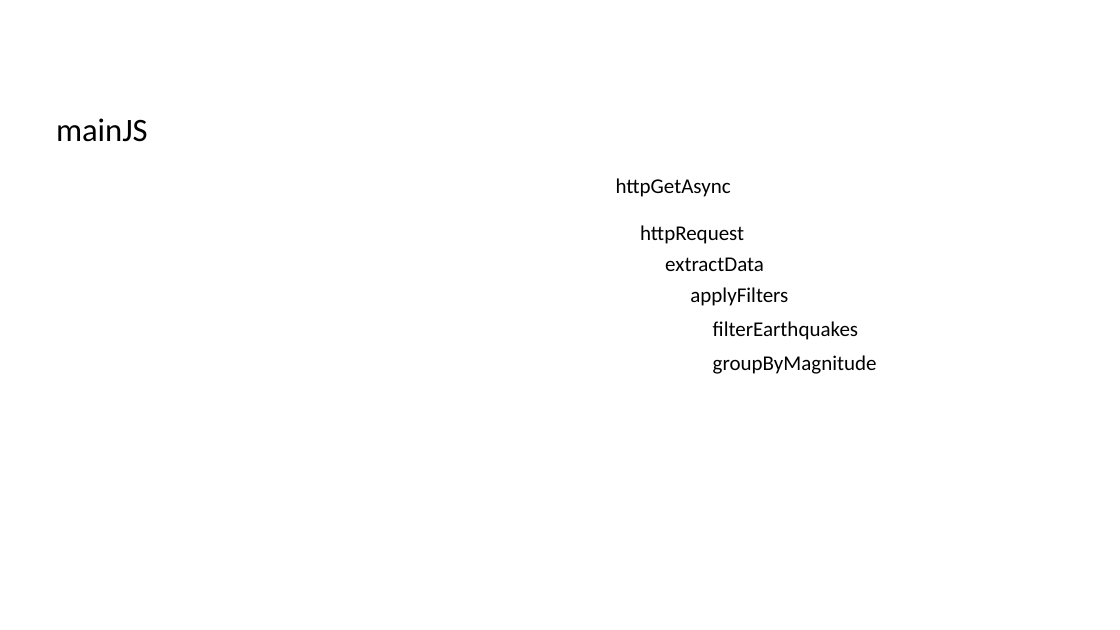
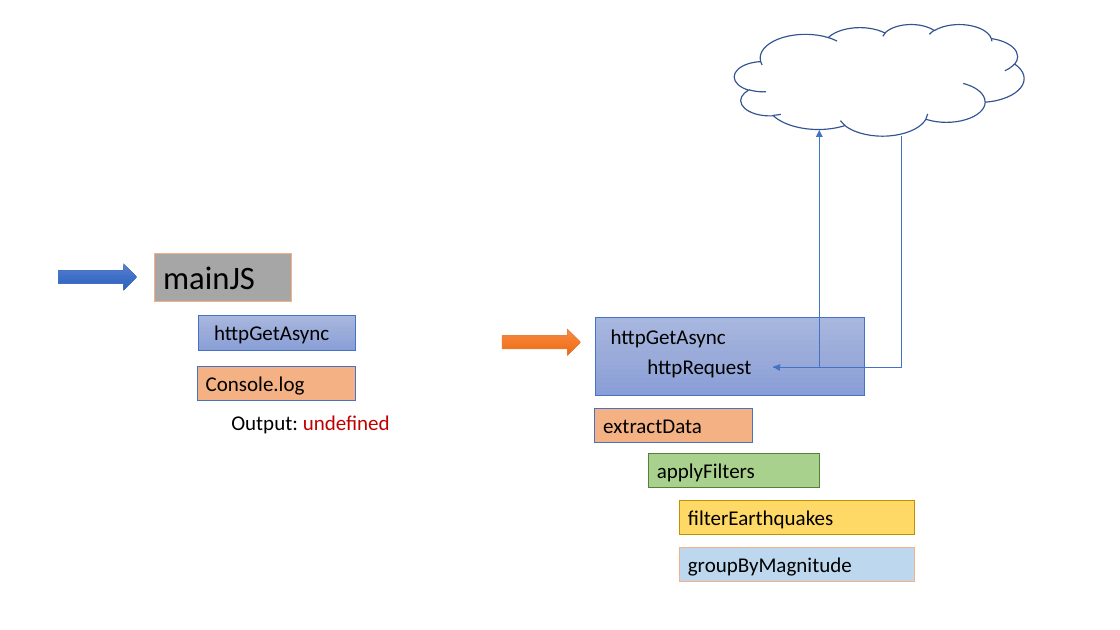
Before and after one commit to sergidt/rxjs-tests, a slide deck: slide 1 of doc/earthquake-problem.pptx (slide 2 before the commit). Drawn at 1120x630 pixels with LibreOffice and Linux fonts; fonts in the diff are those of the drawing. Boxes give left, top, right and bottom in pixels: in the first picture for what was removed or moved away, otherwise in the second. Text is boxed around its words. In the diff, an @@ line names an element or a change of style, - is before the commit and + after.

```diff
--- a/doc/earthquake-problem.pptx
+++ b/doc/earthquake-problem.pptx
@@ cloud added at (x1=734, y1=24, x2=1024, y2=136), outline #325491 1 pt @@
@@ elbow arrow added from (773, 367) to (819, 130), #4472C4 0.5 pt @@
@@ elbow arrow added from (902, 136) to (773, 367), #4472C4 0.5 pt @@
@@ right arrow added at (x1=59, y1=264, x2=137, y2=290), fill gradient #6183CB to #3E70CA to #3062BB, outline #4472C4 0.5 pt @@
@@ rectangle "mainJS" resized from (x1=56, y1=118, x2=148, y2=142) to (x1=155, y1=253, x2=291, y2=301) @@
@@ rectangle "mainJS" at (x1=155, y1=253, x2=291, y2=301): fill none to #A6A6A6; outline none to #F4B183 0.75 pt @@
@@ rectangle added at (x1=198, y1=316, x2=355, y2=350), fill gradient #A8B7DF to #9AABD9 to #889ED7, outline #4472C4 0.5 pt @@
@@ text added at (x1=214, y1=325, x2=329, y2=344), 18 pt, text #000000 @@
+httpGetAsync
@@ right arrow added at (x1=502, y1=329, x2=581, y2=355), fill gradient #F18C57 to #F67B28 to #E56C19, outline #ED7D31 0.5 pt @@
@@ rectangle added at (x1=595, y1=318, x2=865, y2=396), fill gradient #A8B7DF to #9AABD9 to #889ED7, outline #4472C4 0.5 pt @@
@@ text "httpGetAsync" moved from (x1=616, y1=178, x2=731, y2=197) to (x1=611, y1=329, x2=726, y2=348) @@
@@ text "httpRequest" moved from (x1=640, y1=225, x2=744, y2=244) to (x1=647, y1=359, x2=751, y2=378) @@
@@ rectangle added at (x1=197, y1=367, x2=355, y2=401), fill #F4B183, outline #4472C4 0.75 pt, 18 pt, text #000000 @@
+Console.log
@@ text added at (x1=231, y1=415, x2=390, y2=434), 18 pt, text #C00000 @@
+Output: undefined
@@ rectangle "extractData" resized from (x1=665, y1=257, x2=764, y2=271) to (x1=595, y1=408, x2=753, y2=442) @@
@@ rectangle "extractData" at (x1=595, y1=408, x2=753, y2=442): fill none to #F4B183; outline none to #4472C4 0.75 pt @@
@@ rectangle "applyFilters" resized from (x1=690, y1=287, x2=788, y2=306) to (x1=649, y1=454, x2=819, y2=487) @@
@@ rectangle "applyFilters" at (x1=649, y1=454, x2=819, y2=487): fill none to #A9D18E; outline none to #548235 0.75 pt @@
@@ rectangle "filterEarthquakes" resized from (x1=713, y1=321, x2=858, y2=340) to (x1=680, y1=501, x2=914, y2=534) @@
@@ rectangle "filterEarthquakes" at (x1=680, y1=501, x2=914, y2=534): fill none to #FFD966; outline none to #BF9000 0.75 pt @@
@@ rectangle "groupByMagnitude" resized from (x1=713, y1=355, x2=877, y2=374) to (x1=680, y1=548, x2=914, y2=581) @@
@@ rectangle "groupByMagnitude" at (x1=680, y1=548, x2=914, y2=581): fill none to #BDD7EE; outline none to #F4B183 0.75 pt @@
```
Also in this commit, not shown: 1 slide removed, 4 other files.
